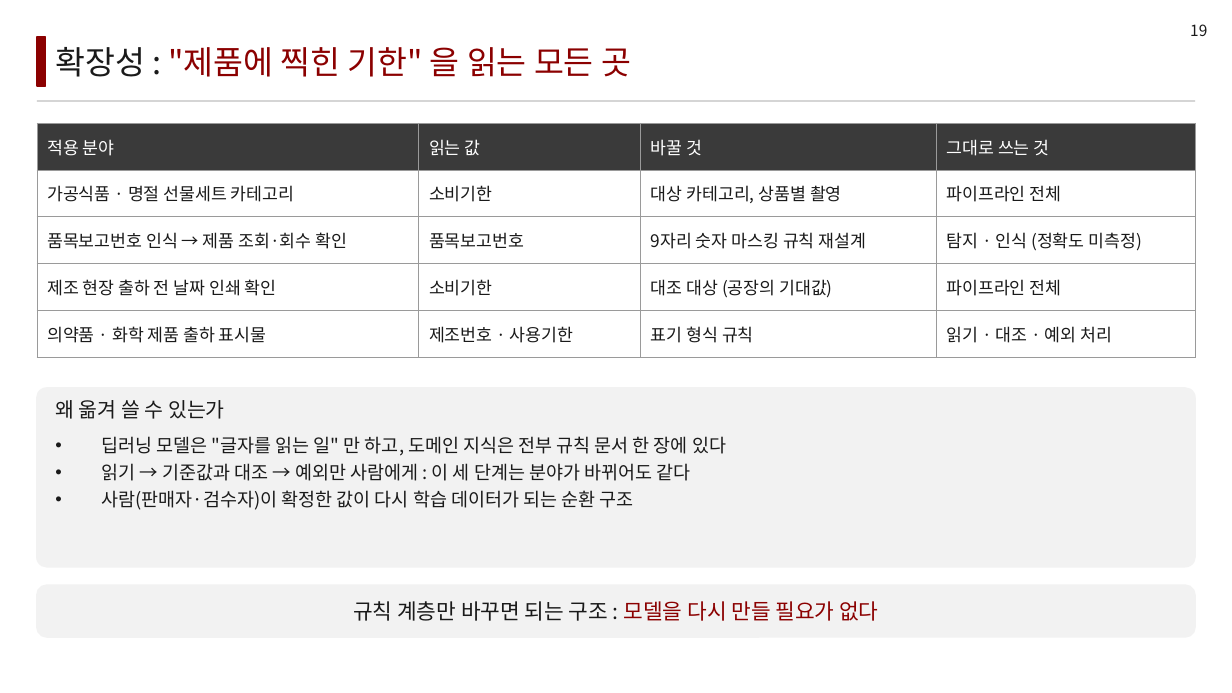
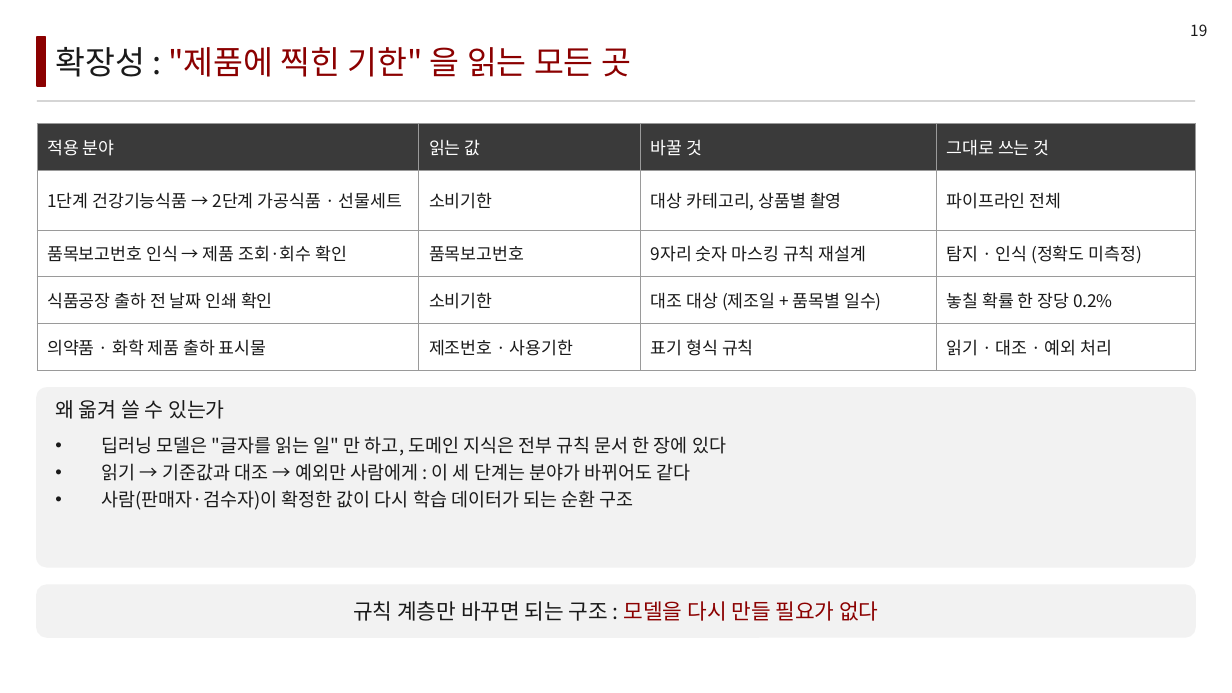
Before and after one commit to LEEbyeongchul/itda3-CODE-subway, a slide deck: slide 19 of 발표/[CODE]_서브웨이_본선발표.pptx. Drawn at 1232x693 pixels with LibreOffice and Linux fonts; fonts in the diff are those of the drawing. Boxes give left, top, right and bottom in pixels: in the first picture for what was removed or moved away, otherwise in the second. Text is boxed around its words. In the diff, an @@ line names an element or a change of style, - is before the commit and + after.

```diff
--- a/발표/[CODE]_서브웨이_본선발표.pptx
+++ b/발표/[CODE]_서브웨이_본선발표.pptx
@@ table at (37,123,1195,360) @@
-row 2, column 1: 가공식품 · 명절 선물세트 카테고리
+row 2, column 1: 1단계 건강기능식품 → 2단계 가공식품 · 선물세트
-row 4: 제조 현장 출하 전 날짜 인쇄 확인 | 소비기한 | 대조 대상 (공장의 기대값) | 파이프라인 전체
+row 4: 식품공장 출하 전 날짜 인쇄 확인 | 소비기한 | 대조 대상 (제조일 + 품목별 일수) | 놓칠 확률 한 장당 0.2%
```
Also in this commit, not shown: 10 other slides changed, 10 other files.
